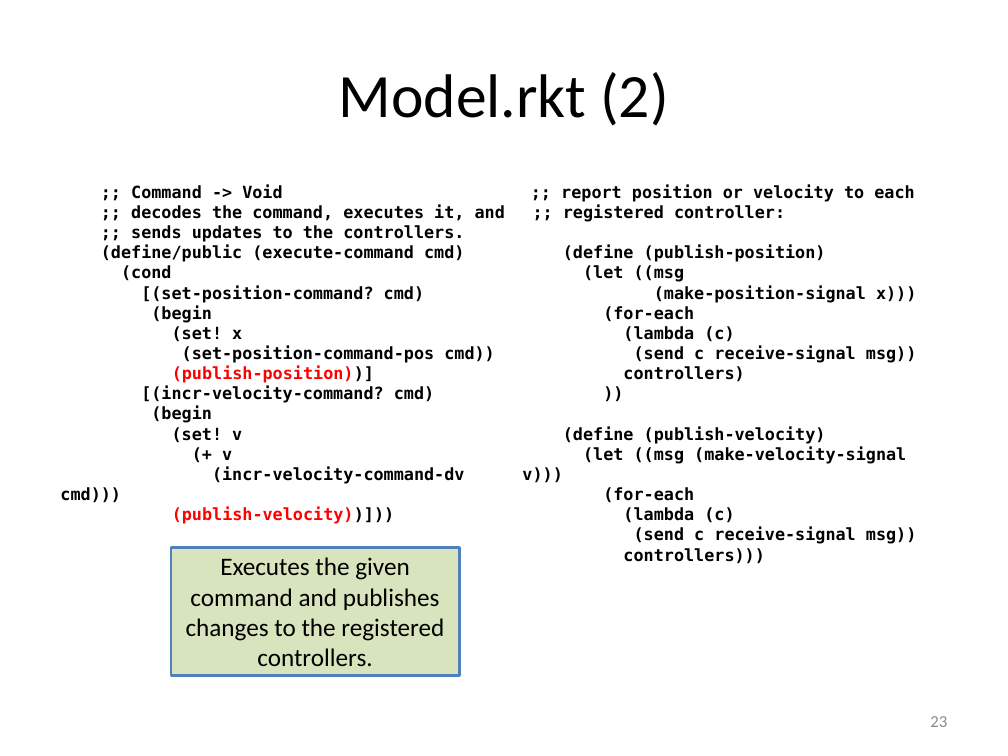
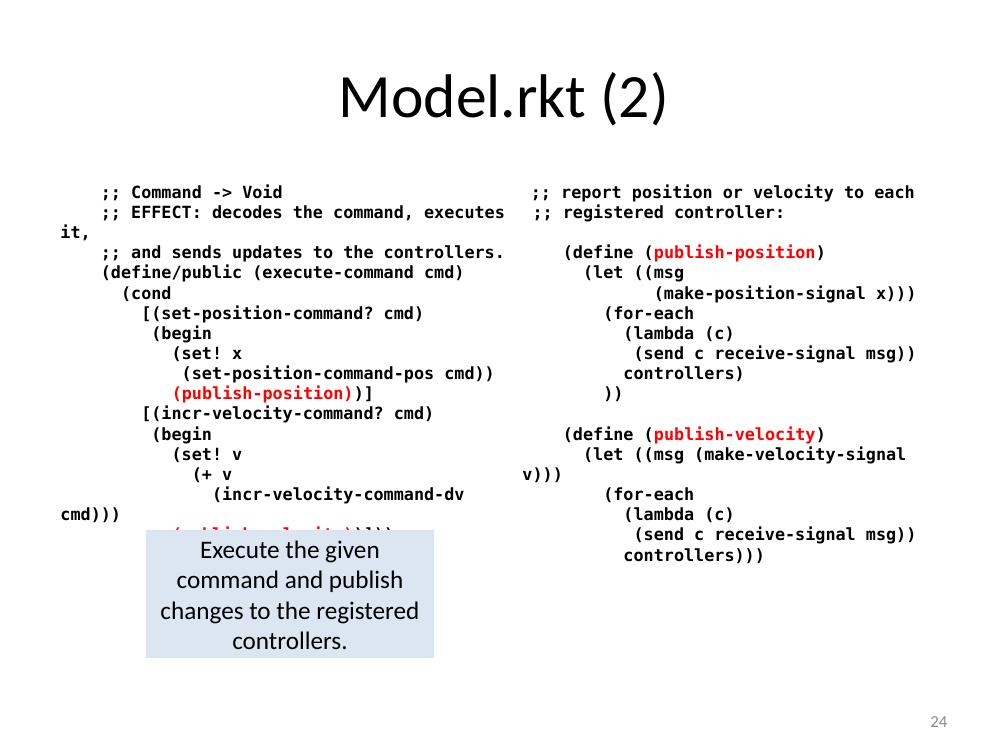
Before and after one commit to mwand/cs5010f16, a slide deck: slide 24 of Slides/Lesson 11.3 Model-View-Controller Architecture.pptx (slide 23 before the commit). Drawn at 1008x756 pixels with LibreOffice and Linux fonts; fonts in the diff are those of the drawing. Boxes give left, top, right and bottom in pixels: in the first picture for what was removed or moved away, otherwise in the second. Text is boxed around its words. In the diff, an @@ line names an element or a change of style, - is before the commit and + after.

```diff
--- a/Slides/Lesson 11.3 Model-View-Controller Architecture.pptx
+++ b/Slides/Lesson 11.3 Model-View-Controller Architecture.pptx
@@ text at (131, 205, 505, 262): text changed @@
-;; decodes the command, executes it, and
-;; sends updates to the controllers.
+;; EFFECT: decodes the command, executes it,
+;; and sends updates to the controllers.
@@ text at (563, 245, 826, 444): text colour #000000 to #FF0000 in "(publish-position)", "(publish-velocity)" @@
@@ rectangle "Execute the given command and ...": place and size @@
-rectangle "Execute the given command and ..." at (171, 547, 460, 675)
+rectangle "Execute the given command and ..." at (146, 530, 434, 658)
@@ rectangle "Execute the given command and ..." at (146, 530, 434, 658): fill #D7E4BD to #DCE6F2; outline #4F81BD 2 pt to none @@
@@ text in rectangle at (160, 540, 419, 649): text changed @@
-Executes the given command and publishes changes to the registered controllers.
+Execute the given command and publish changes to the registered controllers.
@@ page number at (930, 716, 947, 727): text changed @@
-23
+24
```
Also in this commit, not shown: 9 other slides changed, 4 slides added, 3 slides removed, 2 other files.
